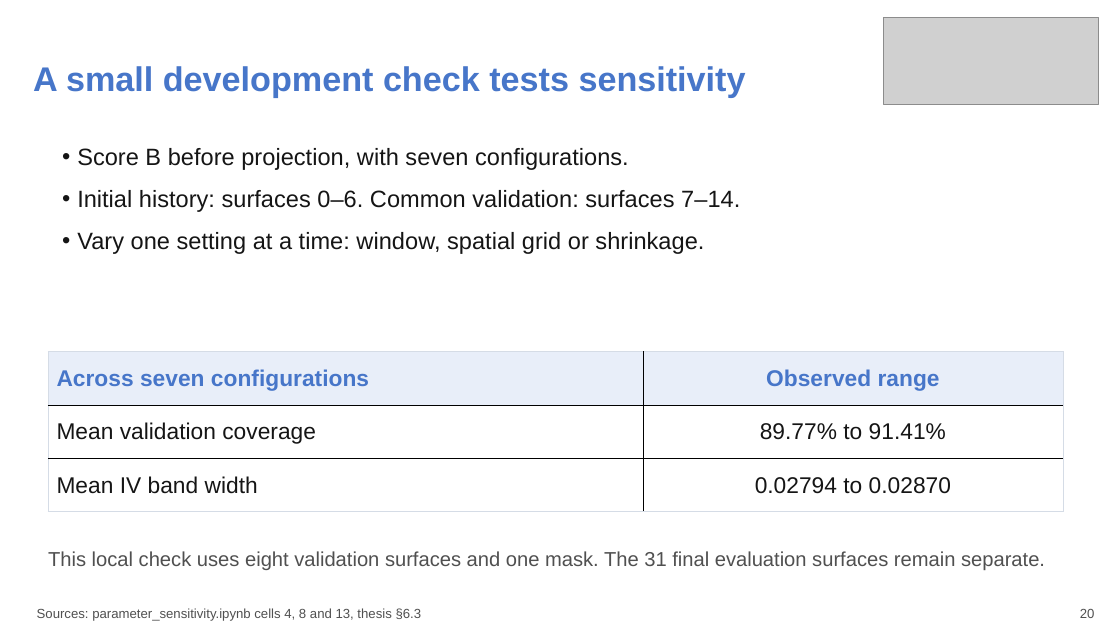
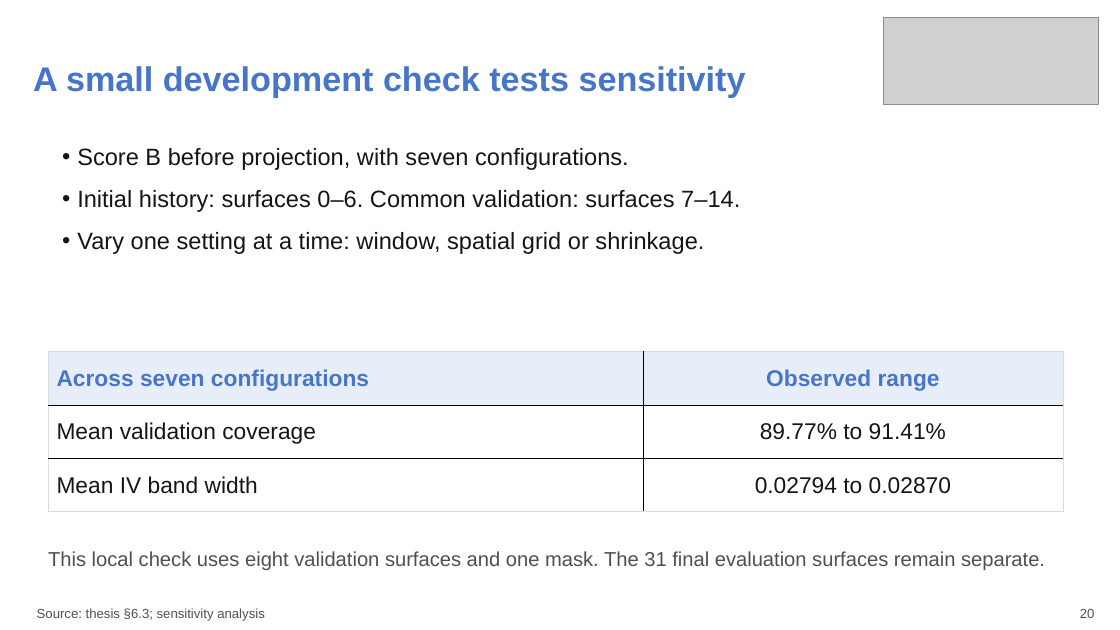
Before and after one commit to aniketnighot/conformal-prediction-thesis, a slide deck: slide 20 of presentations/thesis_defence_complete_verified.pptx. Drawn at 1120x630 pixels with LibreOffice and Linux fonts; fonts in the diff are those of the drawing; grey boxes stand for pictures. Boxes give left, top, right and bottom in pixels: in the first picture for what was removed or moved away, otherwise in the second. Text is boxed around its words. In the diff, an @@ line names an element or a change of style, - is before the commit and + after.

Commit message:
Update thesis defence presentation references and caveats

```diff
--- a/presentations/thesis_defence_complete_verified.pptx
+++ b/presentations/thesis_defence_complete_verified.pptx
@@ text at (x1=37, y1=608, x2=265, y2=621): text changed @@
-Sources: parameter_sensitivity.ipynb cells 4, 8 and 13, thesis §6.3
+Source: thesis §6.3; sensitivity analysis
```
Also in this commit, not shown: 28 other slides changed.
